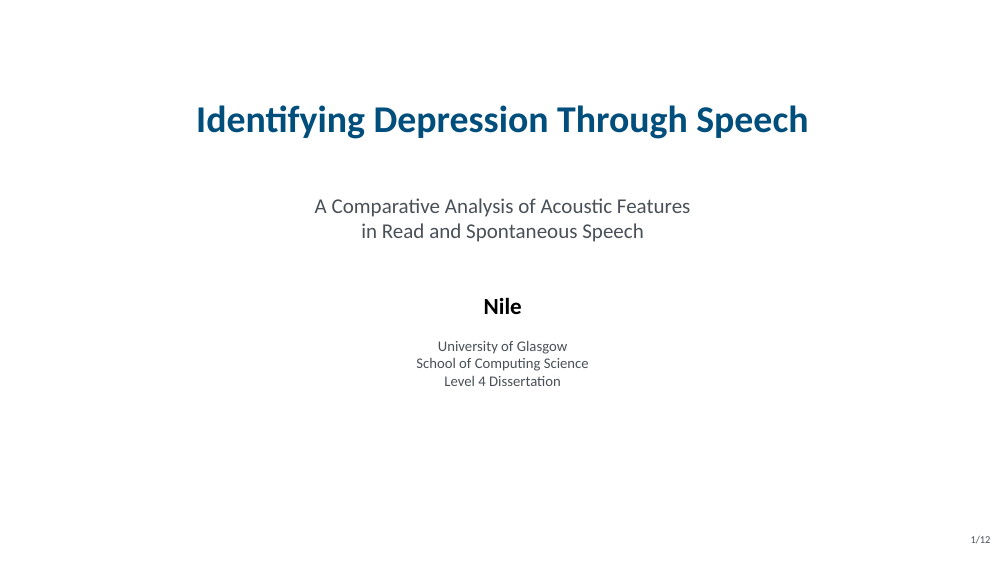
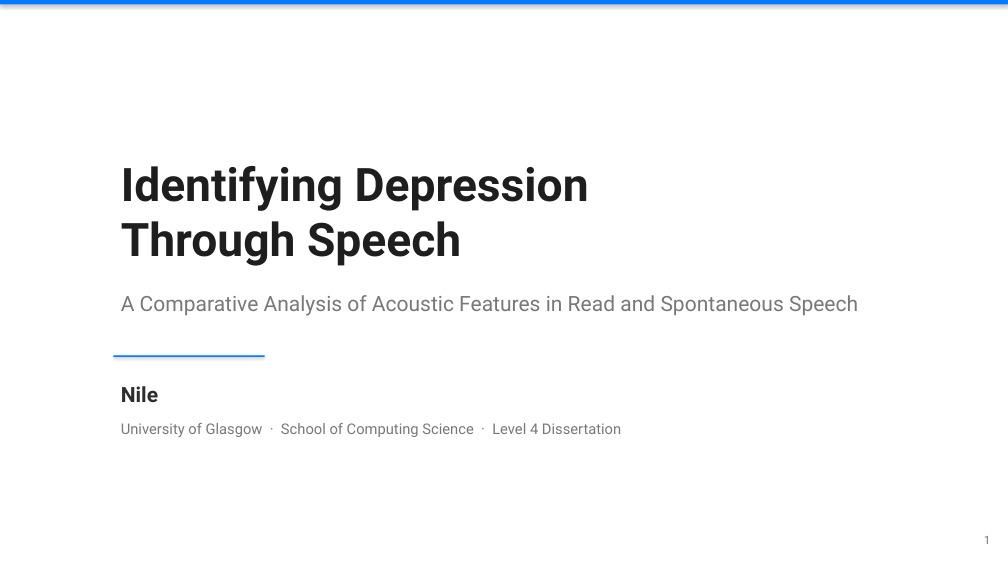
Before and after one commit to NileC03/dissertation, a slide deck: slide 1 of presentation/slides.pptx. Drawn at 1008x567 pixels with LibreOffice and Linux fonts; fonts in the diff are those of the drawing. Boxes give left, top, right and bottom in pixels: in the first picture for what was removed or moved away, otherwise in the second. Text is boxed around its words. In the diff, an @@ line names an element or a change of style, - is before the commit and + after.

Commit message:
Redesign slides: clean modern style (Apple keynote inspired)

```diff
--- a/presentation/slides.pptx
+++ b/presentation/slides.pptx
@@ rectangle added at <box>0,0,1008,5</box>, fill #007AFF @@
@@ text "Identifying Depression Through Speech": place and size @@
-text "Identifying Depression Through Speech" at <box>196,105,808,139</box>
+text "Identifying Depression Through Speech" at <box>121,166,589,266</box>
@@ text "Identifying Depression Through Speech" at <box>121,166,589,266</box>: size 36 to 44 pt, font Calibri to Roboto, text colour #004E7C to #1E1E1E; alignment centre to left @@
@@ text "A Comparative Analysis of Acoustic ...": place and size @@
-text "A Comparative Analysis of Acoustic ..." at <box>315,198,691,242</box>
+text "A Comparative Analysis of Acoustic ..." at <box>121,295,858,316</box>
@@ text "A Comparative Analysis of Acoustic ..." at <box>121,295,858,316</box>: font Calibri to Roboto, text colour #495057 to #787878; alignment centre to left @@
@@ rectangle added at <box>113,355,265,357</box>, fill #007AFF @@
@@ text "Nile": place and size @@
-text "Nile" at <box>484,297,522,314</box>
+text "Nile" at <box>121,386,158,402</box>
@@ text "Nile" at <box>121,386,158,402</box>: size 22 to 20 pt, font Calibri to Roboto, text colour #000000 to #2D2D2D; alignment centre to left @@
@@ text at <box>121,423,621,437</box>: text changed; font Calibri to Roboto; text colour #495057 to #787878 @@
-University of Glasgow
-School of Computing Science
-Level 4 Dissertation
+University of Glasgow · School of Computing Science · Level 4 Dissertation
@@ text at <box>984,536,990,544</box>: text changed; size 10 to 11 pt; font Calibri to Roboto; text colour #495057 to #787878 @@
-1/12
+1
```
Also in this commit, not shown: 11 other slides changed, 1 other file.
